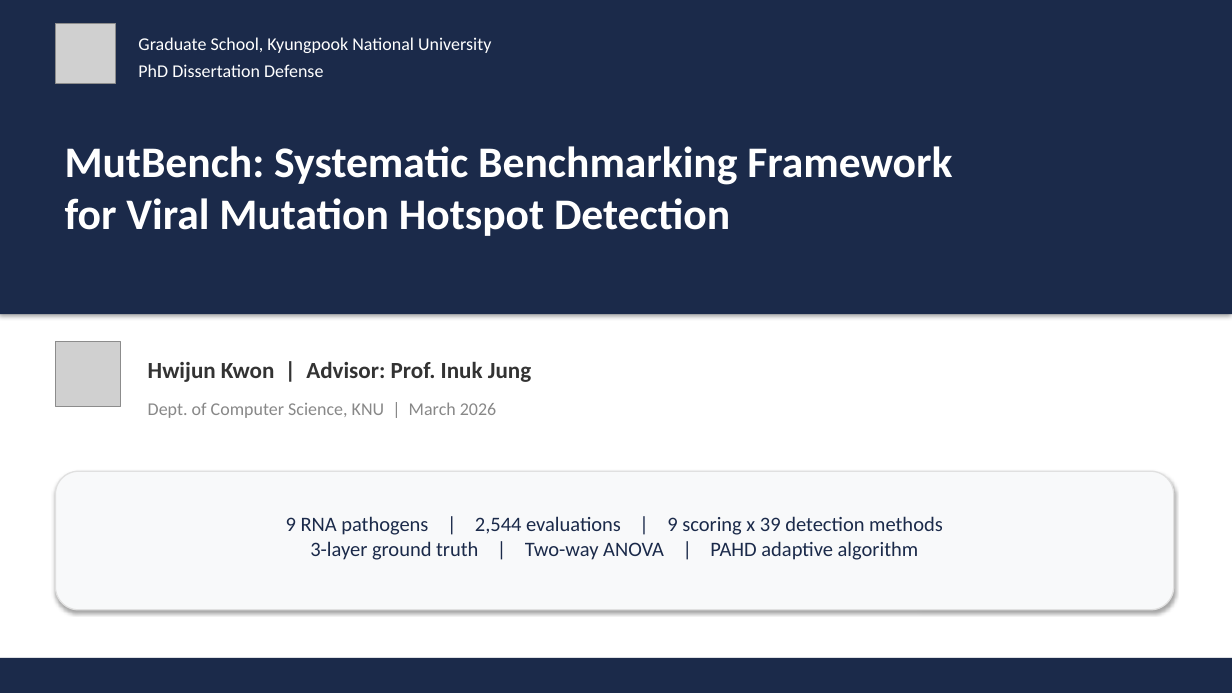
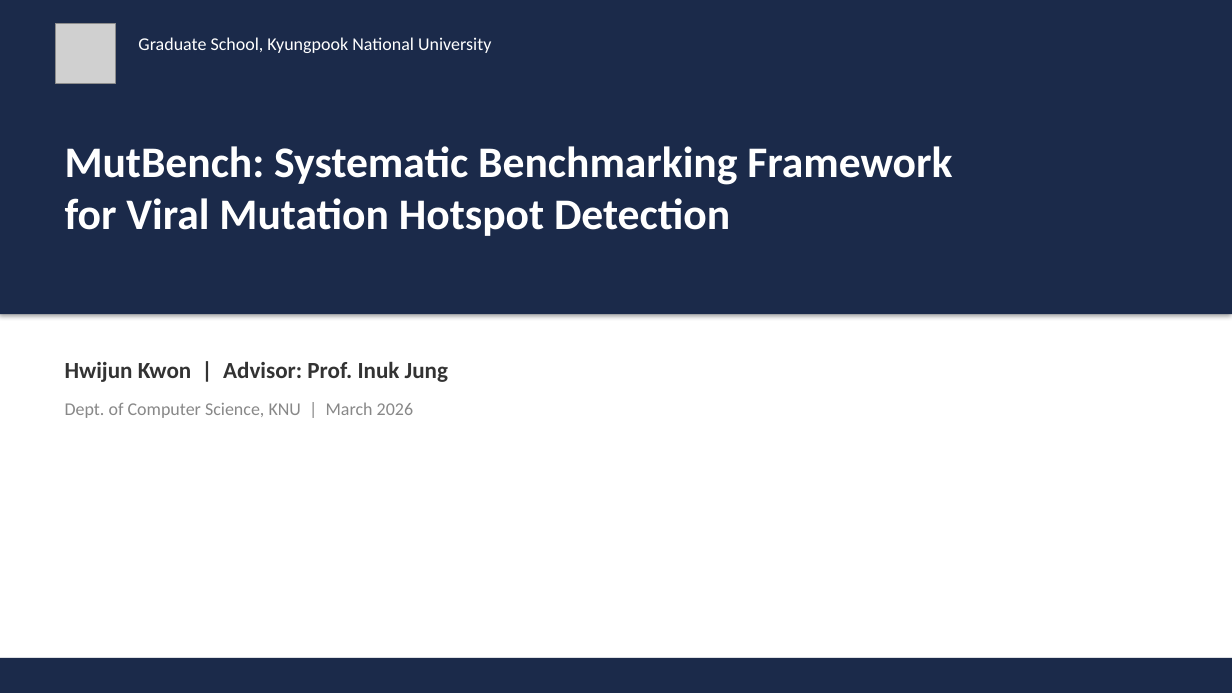
Before and after one commit to hwijunkwon/mutbench, a slide deck: slide 1 of paper/ppt/MutBench_Defense_v4.pptx. Drawn at 1232x693 pixels with LibreOffice and Linux fonts; fonts in the diff are those of the drawing; grey boxes stand for pictures. Boxes give left, top, right and bottom in pixels: in the first picture for what was removed or moved away, otherwise in the second. Text is boxed around its words. In the diff, an @@ line names an element or a change of style, - is before the commit and + after.

```diff
--- a/paper/ppt/MutBench_Defense_v4.pptx
+++ b/paper/ppt/MutBench_Defense_v4.pptx
@@ text removed at [138, 64, 323, 77] @@
-PhD Dissertation Defense
@@ text "Hwijun Kwon | Advisor: Prof. ...": place and size @@
-text "Hwijun Kwon | Advisor: Prof. ..." at [148, 361, 531, 382]
+text "Hwijun Kwon | Advisor: Prof. ..." at [65, 361, 448, 382]
@@ picture removed at [55, 342, 120, 407] @@
@@ text "Dept. of Computer Science, KNU ...": place and size @@
-text "Dept. of Computer Science, KNU ..." at [148, 402, 496, 418]
+text "Dept. of Computer Science, KNU ..." at [65, 402, 413, 418]
@@ rounded rectangle removed at [55, 471, 1174, 610] @@
@@ text removed at [286, 516, 943, 560] @@
-9 RNA pathogens | 2,544 evaluations | 9 scoring x 39 detection methods
-3-layer ground truth | Two-way ANOVA | PAHD adaptive algorithm
```
Also in this commit, not shown: 31 other slides changed, 1 other file.
